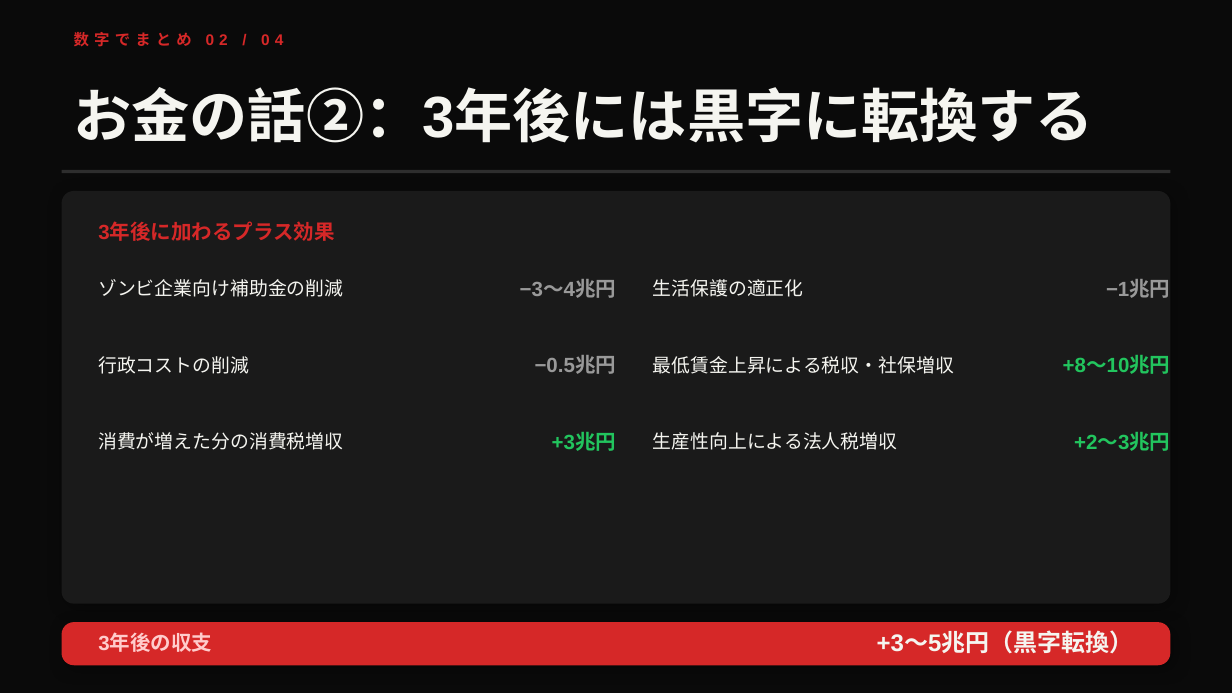
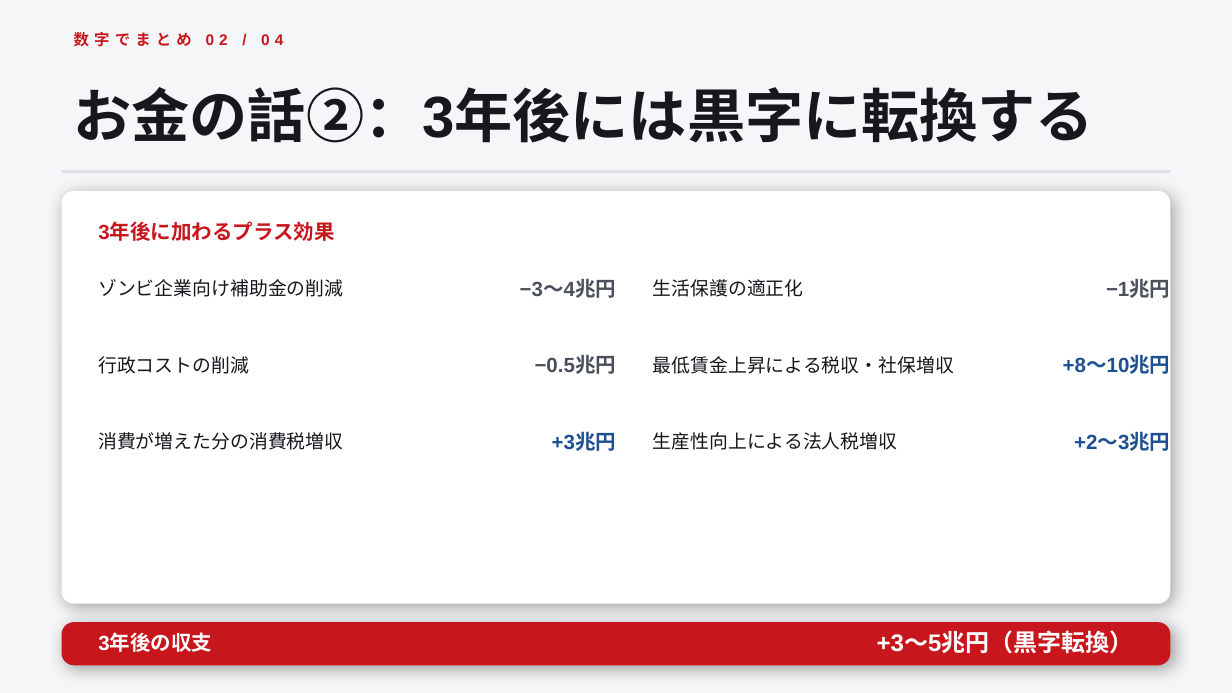
Before and after one commit to penny-wise-rgb/reboot-japan, a slide deck: slide 15 of policy/proposal_001.pptx. Drawn at 1232x693 pixels with LibreOffice and Linux fonts; fonts in the diff are those of the drawing. Boxes give left, top, right and bottom in pixels: in the first picture for what was removed or moved away, otherwise in the second. Text is boxed around its words. In the diff, an @@ line names an element or a change of style, - is before the commit and + after.

```diff
--- a/policy/proposal_001.pptx
+++ b/policy/proposal_001.pptx
@@ background #0A0A0A to #F5F6F8 @@
@@ text "数字でまとめ 02 / 04" at [74,32,283,47]: text colour #D62828 to #C8161D @@
@@ rectangle at [62,170,1170,174]: fill #2E2E2E to #DDE0E6 @@
@@ rounded rectangle at [62,191,1170,604]: fill #1A1A1A to #FFFFFF @@
@@ text "3年後に加わるプラス効果" at [98,223,335,241]: text colour #D62828 to #C8161D @@
@@ text colour #999999 to #4B515C in 3 elements at [520,280,616,298], [1106,280,1170,298], [535,356,617,374] @@
@@ text colour #F5F5F0 to #16181D in 7 elements at [74,87,1094,143], [98,279,343,297], [653,279,804,297], [98,356,249,374], [653,356,954,374], [98,432,343,450], [653,432,898,450] @@
@@ text colour #22C55E to #1D4F91 in 3 elements at [1063,356,1171,377], [552,433,616,451], [1074,433,1170,451] @@
@@ rounded rectangle at [62,622,1170,665]: fill #D62828 to #C8161D @@
@@ text "3年後の収支" at [98,634,212,652]: text colour #FFCCCC to #FFFFFF @@
@@ text "+3〜5兆円（黒字転換）" at [877,632,1134,654]: text colour #F5F5F0 to #FFFFFF @@
```
Also in this commit, not shown: 19 other slides changed, 12 other files.
